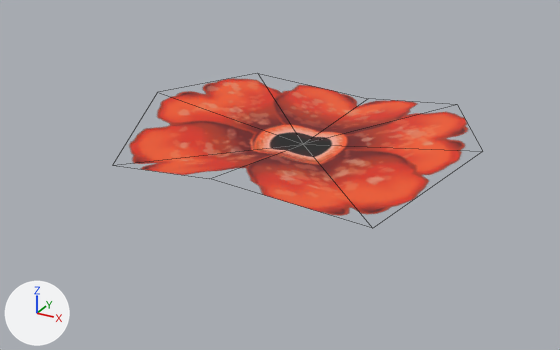
The FBX model Assets/GA/Props/Jungle/Enviro/Foliage/SM_FleurSpline_05.fbx: old version first, new version second.
Before and after are seen from a 50 mm lens placed at (0.143, -0.281, 0.123), pointed at (-0.005, -0.011, -0.011). Arrows for +X, +Y and +Z are at lower left; the lights stay in place. Mesh edges are drawn as thin lines.

The first picture shows 'SM_FleurSpline_05'.
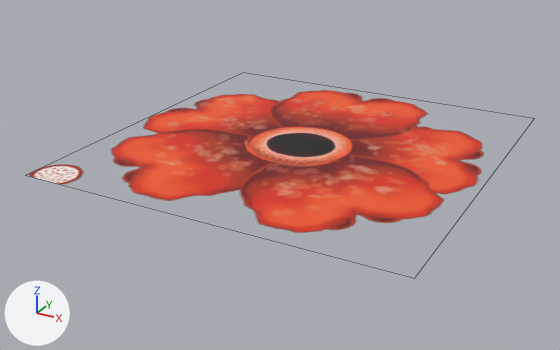
Where the change shows, as pixel boxes [x1, y1, x2, y2] in the pictures (560 x 350 px):
'SM_FleurSpline_05', reshaped, rescaled: before [129, 78, 468, 216]; after [29, 90, 484, 233]

The change, as a list of edits to the scene's bpy script:
```text
Change me_mesh:
    used by ob_sm_fleurspline_05; location = (0.0, 0.0, 0.0); rotation_euler = (1.571, 0.0, 0.0), in degrees (90, 0, 0); scale = (0.005, 0.005, 0.005)
    remove me_mesh.from_pydata(...)  # 9 vertices, 8 faces; spans x -15.5..15.5, y 0.0..2.3, z -14.5..14.5
    add me_mesh.from_pydata(...)  # 4 vertices, 1 face; spans x -14.5..14.5, y 0.0, z -14.9..14.9
    me_mesh part 1: the whole mesh is rebuilt
Change ob_sm_fleurspline_05:
    ob_sm_fleurspline_05.scale: (0.005, 0.005, 0.005) -> (0.00557, 0.00557, 0.00557)
```
